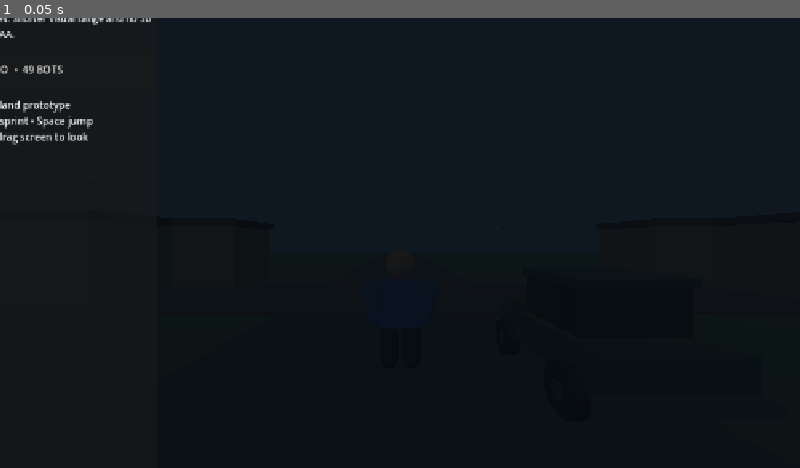
Above: before the commit, frame 1.
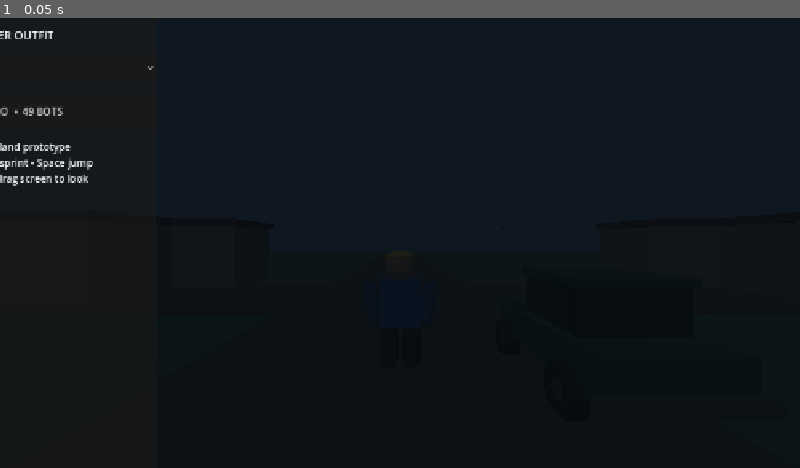
Above: after the commit, the same moment.

Repository: suhansarkerzzz-afk/Free-Fire-2017-Classic-Remastered
Game: Godot game, scene res://scenes/main.tscn
The game is run twice, just before and just after one commit, with the same random seed, the same clock (stepped at 60 frames per second) and the same inputs.
Inputs:
- Up to frame 1 (0.05 s): no input

The runs differ from the first frame. In frame 1, 1.1% of the frame differs, in the area x 0-20%, y 0-38%.

Commit message:
Add selectable and persistent player outfit palettes

Diff:
--- a/GodotPort/scripts/main.gd
+++ b/GodotPort/scripts/main.gd
@@ -5,6 +5,7 @@
 const SafeZoneScript = preload("res://scripts/safe_zone.gd")
 const VehicleScript = preload("res://scripts/vehicle.gd")
 const AirdropPlaneScript = preload("res://scripts/airdrop_plane.gd")
+const PlayerSkinCatalog = preload("res://scripts/player_skin_catalog.gd")
 const BOT_COUNT := 49
 # Cull only distant bot render meshes; keep AI and collision active.
 const BOT_VISUAL_CULL_END := 44.0
@@ -49,6 +50,8 @@
 var material_cache: Dictionary = {}
 var graphics_profile := 0
 var graphics_profile_hint: Label
+var skin_index := 0
+var skin_option: OptionButton
 const SETTINGS_PATH := "user://settings.cfg"
 var bot_visual_range := BOT_VISUAL_CULL_END
 var scenery_visual_range := STATIC_SCENERY_CULL_END
@@ -163,7 +166,7 @@
     add_child(body)
     return body
 
-func _make_actor_body(actor: CharacterBody3D, color: Color, bot: bool) -> void:
+func _make_actor_body(actor: CharacterBody3D, color: Color, bot: bool, skin_data: Dictionary = {}) -> void:
     # One capsule collider keeps movement inexpensive; visuals are a simple low-poly humanoid.
     var collision := CollisionShape3D.new()
     var capsule := CapsuleShape3D.new()
@@ -172,7 +175,20 @@
     collision.shape = capsule
     actor.add_child(collision)
 
-    var body_material := _make_material(color)
+    var body_color: Color = color
+    var arm_color: Color = color
+    var leg_color := Color(0.055, 0.065, 0.08)
+    var accent_color := Color(0.12, 0.14, 0.18)
+    if not bot and not skin_data.is_empty():
+        body_color = skin_data.get("torso", color)
+        arm_color = skin_data.get("arms", color)
+        leg_color = skin_data.get("legs", leg_color)
+        accent_color = skin_data.get("accent", accent_color)
+
+    var body_material := _make_material(body_color)
+    var arm_material := _make_material(arm_color)
+    var leg_material := _make_material(leg_color)
+    var accent_material := _make_material(accent_color)
     var skin_material := _make_material(Color(0.16, 0.19, 0.23) if bot else Color(0.78, 0.55, 0.38))
     var dark_material := _make_material(Color(0.055, 0.065, 0.08))
 
@@ -183,8 +199,32 @@
     if bot:
         _configure_bot_visual(torso)
     torso.material_override = body_material
+    torso.set_meta("skin_slot", "torso")
     torso.position = Vector3(0, 0.25, 0)
     actor.add_child(torso)
+
+    if not bot:
+        var chest_accent := MeshInstance3D.new()
+        chest_accent.name = "SkinChestAccent"
+        var chest_mesh := BoxMesh.new()
+        chest_mesh.size = Vector3(0.46, 0.12, 0.035)
+        chest_accent.mesh = chest_mesh
+        chest_accent.material_override = accent_material
+        chest_accent.position = Vector3(0, 0.30, -0.205)
+        chest_accent.set_meta("skin_slot", "accent")
+        actor.add_child(chest_accent)
+
+        var helmet := MeshInstance3D.new()
+        helmet.name = "SkinHelmet"
+        var helmet_mesh := SphereMesh.new()
+        helmet_mesh.radius = 0.27
+        helmet_mesh.height = 0.30
+        helmet.mesh = helmet_mesh
+        helmet.material_override = accent_material
+        helmet.position = Vector3(0, 1.03, 0)
+        helmet.scale = Vector3(1.0, 0.55, 1.0)
+        helmet.set_meta("skin_slot", "accent")
+        actor.add_child(helmet)
 
     var head := MeshInstance3D.new()
     var head_mesh := SphereMesh.new()
@@ -215,7 +255,8 @@
         arm.mesh = arm_mesh
         if bot:
             _configure_bot_visual(arm)
-        arm.material_override = body_material
+        arm.material_override = arm_material
+        arm.set_meta("skin_slot", "arms")
         arm.position = Vector3(side * 0.46, 0.22, 0)
         arm.rotation_degrees.z = -side * 12.0
         actor.add_child(arm)
@@ -227,12 +268,15 @@
         leg.mesh = leg_mesh
         if bot:
             _configure_bot_visual(leg)
-        leg.material_override = dark_material
+        leg.material_override = leg_material
+        leg.set_meta("skin_slot", "legs")
         leg.position = Vector3(side * 0.19, -0.48, 0)
         actor.add_child(leg)
 
 func _build_player_visual(actor: CharacterBody3D) -> void:
-    _make_actor_body(actor, Color(0.12, 0.38, 0.72), false)
+    var skin_data := PlayerSkinCatalog.get_skin(skin_index)
+    var torso_color: Color = skin_data.get("torso", Color(0.12, 0.38, 0.72))
+    _make_actor_body(actor, torso_color, false, skin_data)
     var pivot := Node3D.new()
     pivot.name = "CameraPivot"
     pivot.position.y = 1.25
@@ -247,6 +291,30 @@
     camera.position.z = 0.0
     camera.current = true
     arm.add_child(camera)
+
+func _apply_player_skin() -> void:
+    if not is_instance_valid(player):
+        return
+
+    var skin_data := PlayerSkinCatalog.get_skin(skin_index)
+    var torso_color: Color = skin_data["torso"]
+    var arm_color: Color = skin_data["arms"]
+    var leg_color: Color = skin_data["legs"]
+    var accent_color: Color = skin_data["accent"]
+
+    for child in player.get_children():
+        if not child is MeshInstance3D:
+            continue
+        var mesh := child as MeshInstance3D
+        match str(mesh.get_meta("skin_slot", "")):
+            "torso":
+                mesh.material_override = _make_material(torso_color)
+            "arms":
+                mesh.material_override = _make_material(arm_color)
+            "legs":
+                mesh.material_override = _make_material(leg_color)
+            "accent":
+                mesh.material_override = _make_material(accent_color)
 
 func _build_vehicle() -> void:
     vehicle = VehicleScript.new()
@@ -347,7 +415,7 @@
     shade.set_anchors_and_offsets_preset(Control.PRESET_FULL_RECT)
     menu_layer.add_child(shade)
     var panel := PanelContainer.new()
-    panel.custom_minimum_size = Vector2(500, 520)
+    panel.custom_minimum_size = Vector2(500, 590)
     panel.set_anchors_preset(Control.PRESET_CENTER)
     panel.position = Vector2(-250, -260)
     menu_panel = panel
@@ -387,6 +455,20 @@
     column.add_child(graphics_profile_hint)
     _update_graphics_profile_hint()
 
+    var skin_title := Label.new()
+    skin_title.text = "CHARACTER OUTFIT"
+    skin_title.horizontal_alignment = HORIZONTAL_ALIGNMENT_CENTER
+    skin_title.add_theme_font_size_override("font_size", 18)
+    column.add_child(skin_title)
+
+    skin_option = OptionButton.new()
+    skin_option.custom_minimum_size.y = 48
+    for index in range(PlayerSkinCatalog.get_skin_count()):
+        skin_option.add_item(PlayerSkinCatalog.get_skin_name(index), index)
+    skin_option.select(skin_index)
+    skin_option.item_selected.connect(_on_player_skin_selected)
+    column.add_child(skin_option)
+
     var start := Button.new()
     start.text = "OFFLINE SOLO  •  49 BOTS"
     start.custom_minimum_size.y = 64
@@ -417,18 +499,26 @@
     var load_error := config.load(SETTINGS_PATH)
     if load_error == OK:
         graphics_profile = clampi(int(config.get_value("graphics", "profile", 0)), 0, 2)
+        skin_index = clampi(int(config.get_value("cosmetics", "player_skin", 0)), 0, PlayerSkinCatalog.get_skin_count() - 1)
     else:
         graphics_profile = 0
+        skin_index = 0
 
 func _save_graphics_settings() -> void:
     var config := ConfigFile.new()
     config.set_value("graphics", "profile", graphics_profile)
+    config.set_value("cosmetics", "player_skin", skin_index)
     var save_error := config.save(SETTINGS_PATH)
     if save_error != OK:
         push_warning("Could not save graphics profile settings: %s" % error_string(save_error))
 
 func _on_graphics_profile_selected(profile_index: int) -> void:
     _apply_graphics_profile(profile_index)
+    _save_graphics_settings()
+
+func _on_player_skin_selected(selected_index: int) -> void:
+    skin_index = clampi(selected_index, 0, PlayerSkinCatalog.get_skin_count() - 1)
+    _apply_player_skin()
     _save_graphics_settings()
 
 func _apply_graphics_profile(profile_index: int) -> void:
